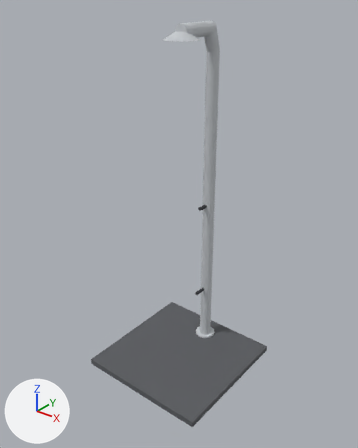
Two versions of the COLLADA model sketchup-site-design-pro/src/pb_site_design_pro/Assets/Furniture_Recreation/furniture.outdoor_shower/model.dae, one commit apart.
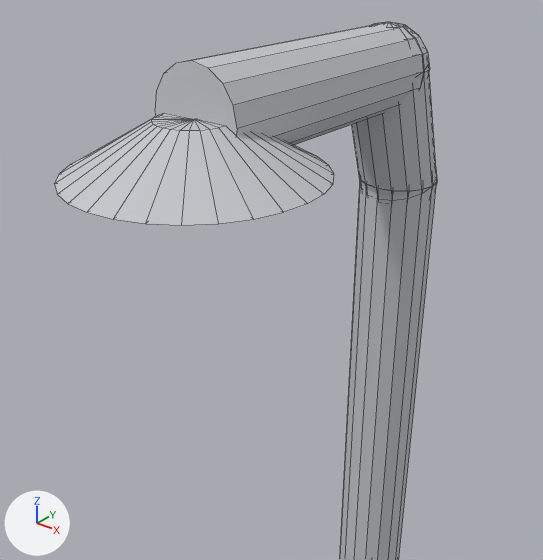
Each version appears first whole from a 50 mm lens placed at (1.749, -2.204, 2.43), pointed at (0.004, -0.023, 1.078), and next in a close-up from a 50 mm lens placed at (0.371, -0.377, 2.329), pointed at (0.068, 0.002, 2.095). Every picture has the same lights, and +X, +Y and +Z are marked at lower left. The first two pictures are the older version. The close-ups show mesh edges as thin lines. Where no turn or scale is listed for an object, it has been applied to the vertices.

The scene before the commit, as lines of its bpy script (objects in view):
```python
me_armlength_0_3_coverageradius__fixturecode__headheight_0_03_h = bpy.data.meshes.new('armLength=0.3;coverageRadius=;fixtureCode=;headHeight=0.03;h')
me_armlength_0_3_coverageradius__fixturecode__headheight_0_03_h.from_pydata(...)  # 473 vertices, 450 faces; spans x -0.45..0.45, y -0.45..0.45, z 0.0..2.24
# faces by material slot: [6, 408, 36]
me_armlength_0_3_coverageradius__fixturecode__headheight_0_03_h.materials.append(mat_grate_steel)  # dark grey #5a5c60
me_armlength_0_3_coverageradius__fixturecode__headheight_0_03_h.materials.append(mat_stainless)  # light grey #c4c8cc
me_armlength_0_3_coverageradius__fixturecode__headheight_0_03_h.materials.append(mat_steel_dark)  # dark grey #3a3c40
ob_armlength_0_3_coverageradius__fixturecode__headheight_0_03_h = bpy.data.objects.new('armLength=0.3;coverageRadius=;fixtureCode=;headHeight=0.03;h', me_armlength_0_3_coverageradius__fixturecode__headheight_0_03_h)
ob_armlength_0_3_coverageradius__fixturecode__headheight_0_03_h.location = (0.0, 0.0, 0.0)
```
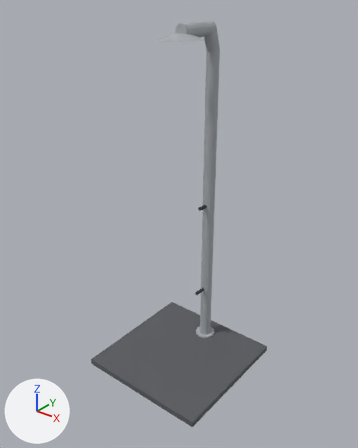
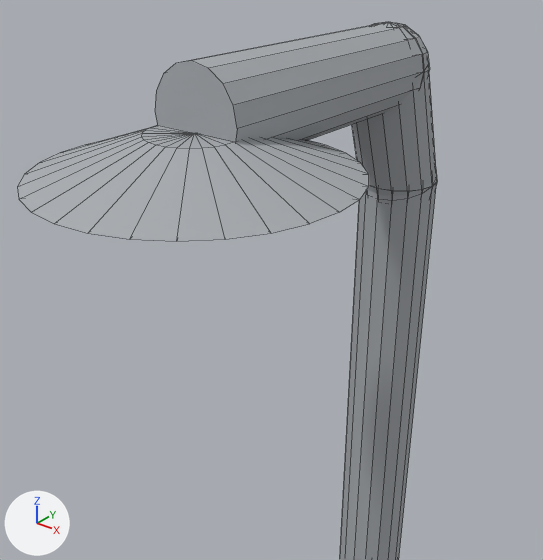
Location of each change, (x1, y1, x2, y2) in pixels of the close-ups (543 x 560 px; the box of a moved part takes in the faces that stretch with it):
'armLength=0.3;coverageRadius=;fixtureCode=;headHeight=0.03;h', reshaped, recoloured (dark grey to grey)
    before: (55, 22, 437, 560)
    after: (17, 22, 437, 560)
part 1 of me_armlength_0_3_coverageradius__fixturecode__headheight_0_03_h, moved or reshaped
    before: (55, 113, 334, 225)
    after: (17, 125, 369, 241)
part 2 of me_armlength_0_3_coverageradius__fixturecode__headheight_0_03_h, recoloured (light grey to grey)
    both: (55, 22, 437, 560)

Patch to the scene script:
```diff
--- a/sketchup-site-design-pro/src/pb_site_design_pro/Assets/Furniture_Recreation/furniture.outdoor_shower/model.dae.py
+++ b/sketchup-site-design-pro/src/pb_site_design_pro/Assets/Furniture_Recreation/furniture.outdoor_shower/model.dae.py
@@ mat_steel_galv @@
+mat_steel_galv = principled_material('steel_galv')
+mat_steel_galv.base_color = (0.392, 0.413, 0.434)  # grey #a8acb0
+mat_steel_galv.roughness = 0.9
@@ me_armlength_0_3_coverageradius__fixturecode__headheight_0_03_h @@
 me_armlength_0_3_coverageradius__fixturecode__headheight_0_03_h.from_pydata(...)  # 473 vertices, 450 faces; spans x -0.45..0.45, y -0.45..0.45, z 0.0..2.24
 # used by ob_armlength_0_3_coverageradius__fixturecode__headheight_0_03_h; location = (0.0, 0.0, 0.0)
+# me_armlength_0_3_coverageradius__fixturecode__headheight_0_03_h part 1: 57 of the vertices in x -0.1..0.1, y -0.1..0.1, z 2.16..2.2 are scaled about their middle by (1.25, 1.25, 0.75)
+# me_armlength_0_3_coverageradius__fixturecode__headheight_0_03_h part 2: all 408 faces that had it switch from mat_stainless (light grey #c4c8cc) to mat_steel_galv (grey #a8acb0)
 me_armlength_0_3_coverageradius__fixturecode__headheight_0_03_h.materials.append(mat_grate_steel)
```
